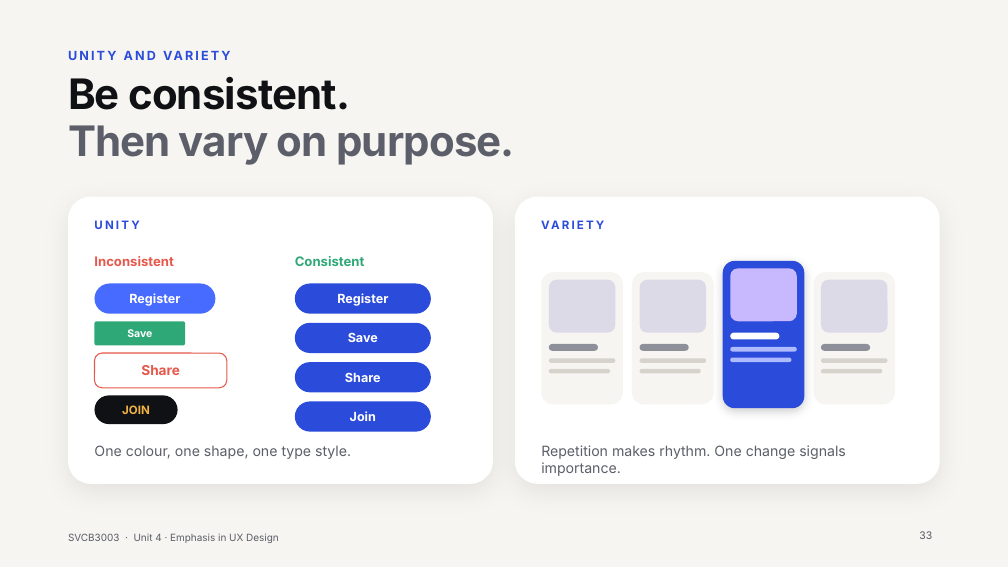
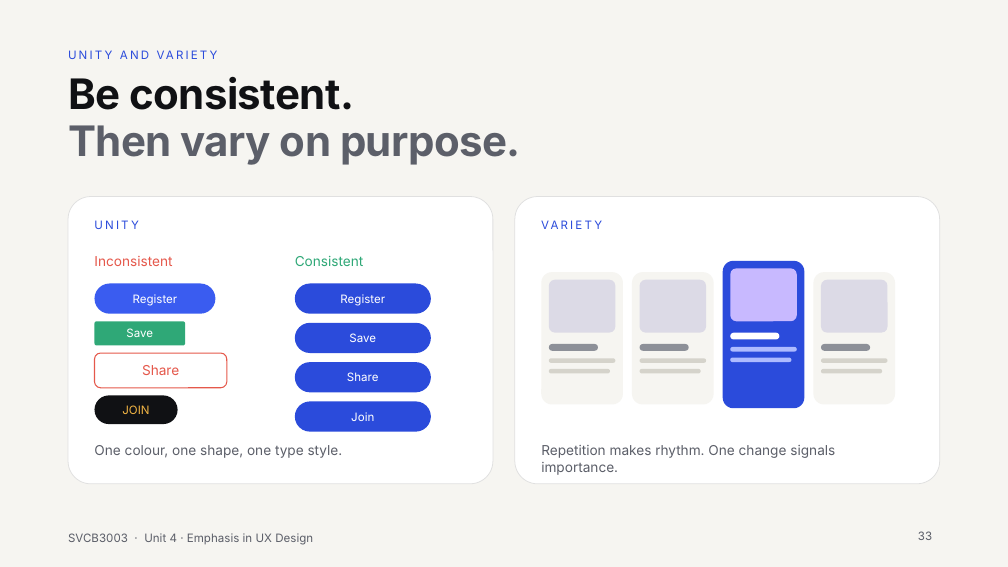
Before and after one commit to Juni233232/Portfolio, a slide deck: slide 33 of ux-ui-presentation/UX-UI-Design-Understanding-the-Experience.pptx. Drawn at 1008x567 pixels with LibreOffice and Linux fonts; fonts in the diff are those of the drawing. Boxes give left, top, right and bottom in pixels: in the first picture for what was removed or moved away, otherwise in the second. Text is boxed around its words. In the diff, an @@ line names an element or a change of style, - is before the commit and + after.

```diff
--- a/ux-ui-presentation/UX-UI-Design-Understanding-the-Experience.pptx
+++ b/ux-ui-presentation/UX-UI-Design-Understanding-the-Experience.pptx
@@ title "Be consistent." at bbox=[68, 76, 521, 165]: letter spacing -0.8 to -0.5 pt @@
@@ rounded rectangle at bbox=[68, 197, 493, 484]: outline none to #E0E0E0 0.75 pt; shadow off @@
@@ rounded rectangle at bbox=[515, 197, 940, 484]: outline none to #E0E0E0 0.75 pt; shadow off @@
@@ text "Inconsistent" at bbox=[94, 256, 172, 266]: size 12.5 to 13 pt, bold off @@
@@ text "Consistent" at bbox=[295, 256, 364, 266]: size 12.5 to 13 pt, bold off @@
@@ rounded rectangle at bbox=[723, 261, 805, 408]: shadow off; proportions changed @@
@@ rounded rectangle "Register" at bbox=[95, 284, 216, 314]: size 12 to 11 pt, bold off; fill #476BFF to #3A5CF0 @@
@@ rounded rectangle "Save" at bbox=[95, 321, 185, 346]: size 10 to 11 pt, bold off @@
@@ rounded rectangle "Share" at bbox=[95, 353, 227, 388]: bold off; proportions changed @@
@@ bold off in 3 elements at bbox=[94, 220, 138, 229], bbox=[541, 218, 693, 237], bbox=[95, 395, 178, 424] @@
@@ size 12 to 11 pt, bold off in 5 elements at bbox=[68, 44, 749, 67], bbox=[295, 284, 431, 314], bbox=[295, 323, 431, 353], bbox=[295, 362, 431, 392], bbox=[295, 402, 431, 432] @@
@@ text "One colour, one shape, one ..." at bbox=[94, 445, 343, 458]: size 13.5 to 13 pt @@
@@ text "Repetition makes rhythm. One change ..." at bbox=[541, 445, 835, 475]: size 13.5 to 13 pt @@
@@ text "SVCB3003 · Unit 4 · ..." at bbox=[68, 533, 313, 545]: size 9.5 to 11 pt @@
@@ page number at bbox=[918, 531, 932, 540]: size 10 to 11 pt @@
```
Also in this commit, not shown: 49 other slides changed, 19 other files.
